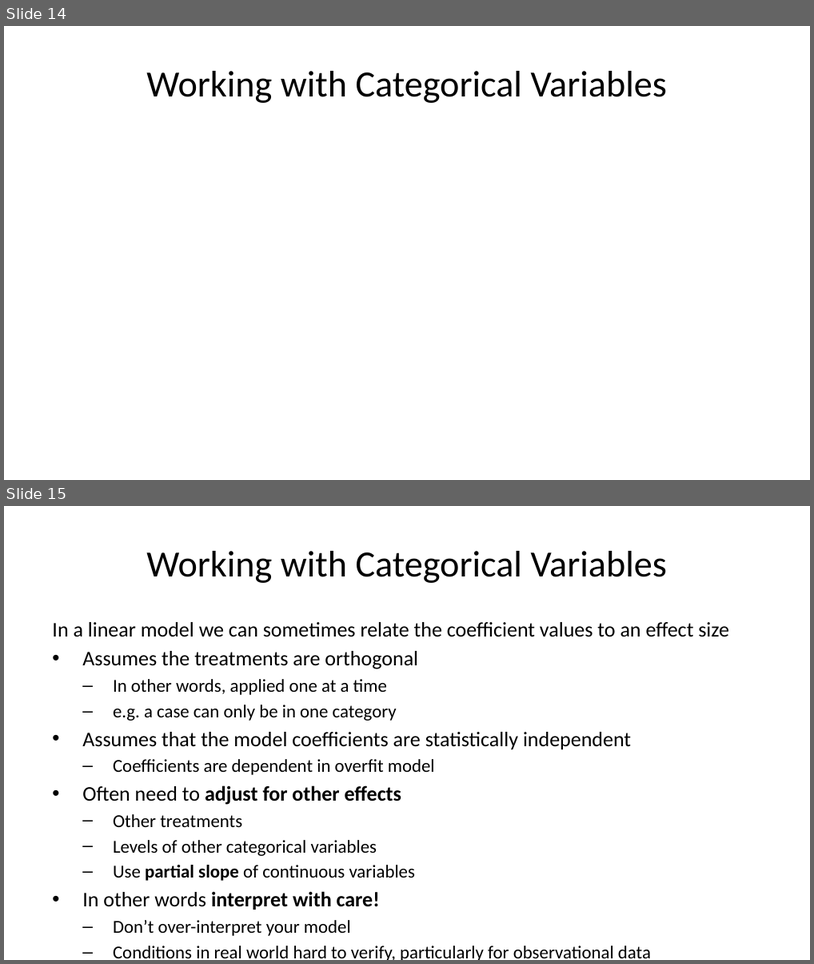
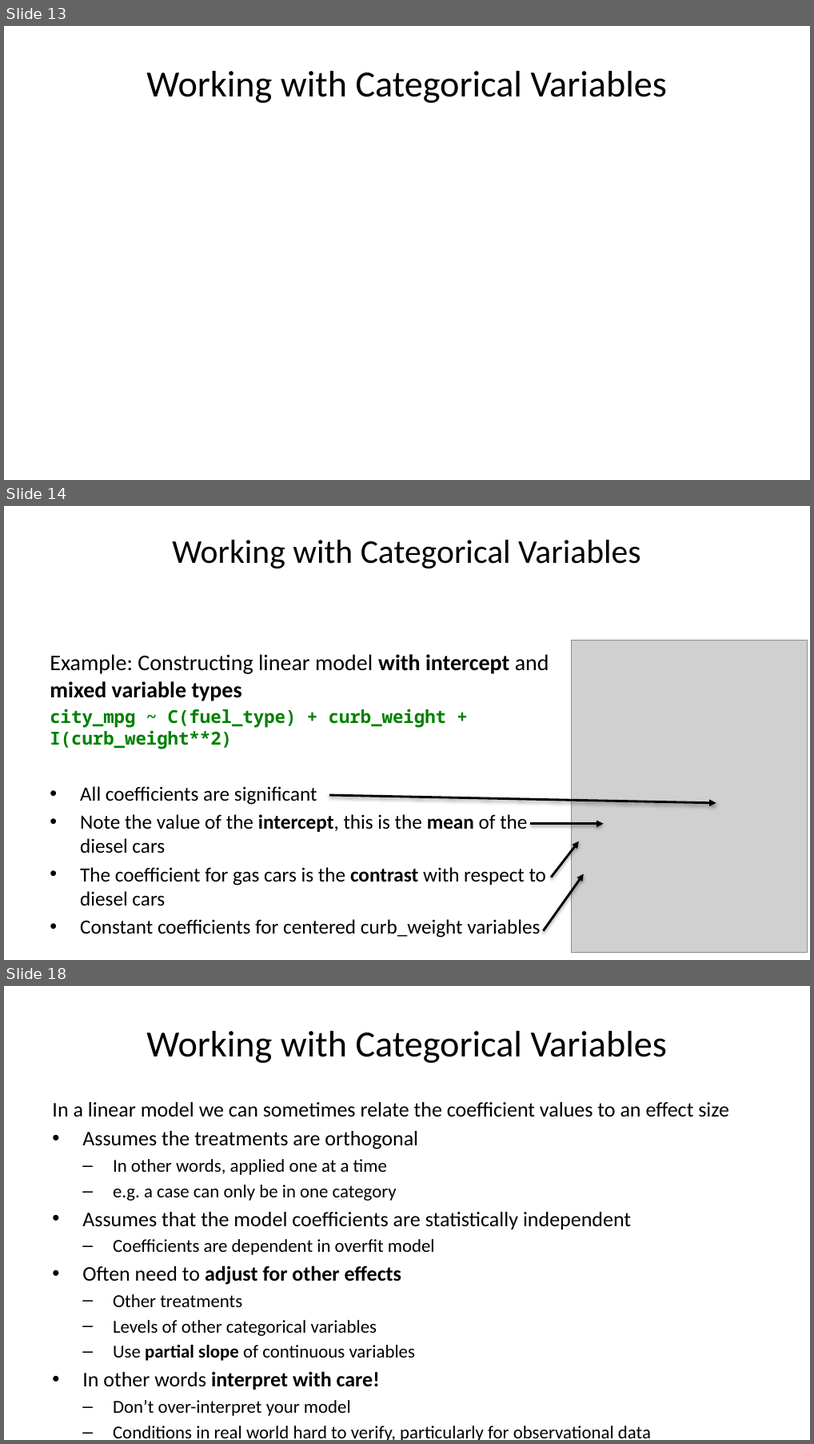
Before and after one commit to StephenElston/CSCI-E-83, a slide deck: LectureSlides/09_GeneralizingTheLinearModel.pptx. Shown one above the other, each under a label of ours: slides 14 and 15 before the commit, slides 13, 14 and 18 after it; the slides between them are not shown. The pictures are 814x964 and 814x1444 pixels, drawn with LibreOffice and Linux fonts; fonts in the diff are those of the drawing; grey boxes stand for pictures. Boxes give left, top, right and bottom in pixels: in the first picture for what was removed or moved away, otherwise in the second. Text is boxed around its words. In the diff, an @@ line names an element or a change of style, - is before the commit and + after.

```diff
--- a/LectureSlides/09_GeneralizingTheLinearModel.pptx
+++ b/LectureSlides/09_GeneralizingTheLinearModel.pptx
@@ slide 14 added at (x1=4, y1=506, x2=810, y2=960), background #FFFFFF @@
@@ title added at (x1=172, y1=540, x2=642, y2=568), 29.7 pt, text #000000 @@
+Working with Categorical Variables
@@ picture added at (x1=572, y1=640, x2=807, y2=952) @@
@@ text added at (x1=50, y1=654, x2=550, y2=937), 18 pt, text #000000 @@
+Example: Constructing linear model with intercept and mixed variable types
+city_mpg ~ C(fuel_type) + curb_weight + I(curb_weight**2)
+• All coefficients are significant
+• Note the value of the intercept, this is the mean of the diesel cars
+• The coefficient for gas cars is the contrast with respect to diesel cars
+• Constant coefficients for centered curb_weight variables
@@ arrow added from (330, 795) to (717, 803), #000000 2 pt @@
@@ arrow added from (530, 824) to (604, 824), #000000 2 pt @@
@@ arrow added from (551, 877) to (579, 840), #000000 2 pt @@
@@ arrow added from (543, 930) to (584, 874), #000000 2 pt @@
@@ what was slide 14 is now slide 13 @@
@@ what was slide 15 is now slide 18 @@
```
Also in this commit, not shown: 7 slides changed, 16 other slides added, 15 slides removed.
